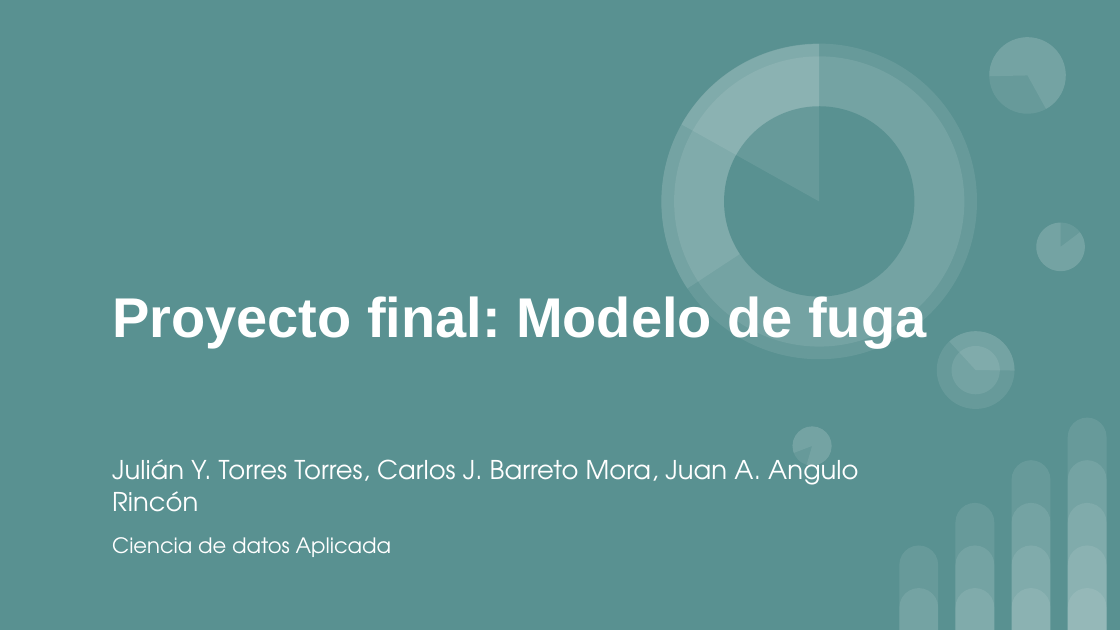
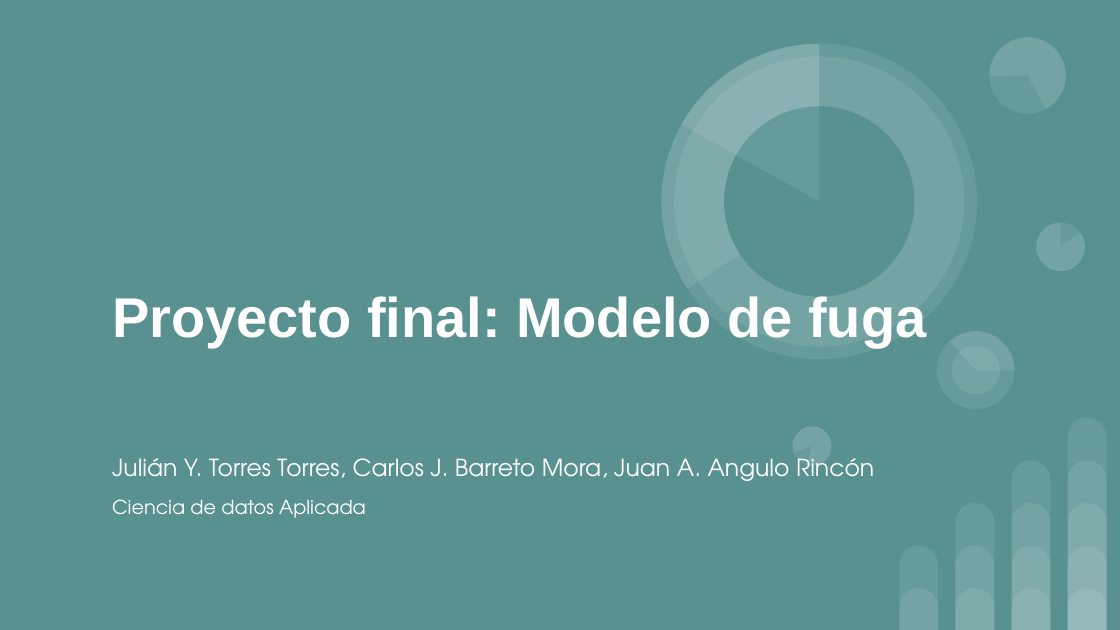
Before and after one commit to cbarretomo/ciencia-de-datos, a slide deck: slide 1 of Presentación proyecto final .pptx. Drawn at 1120x630 pixels with LibreOffice and Linux fonts; fonts in the diff are those of the drawing. Boxes give left, top, right and bottom in pixels: in the first picture for what was removed or moved away, otherwise in the second. Text is boxed around its words. In the diff, an @@ line names an element or a change of style, - is before the commit and + after.

```diff
--- a/Presentación proyecto final .pptx
+++ b/Presentación proyecto final .pptx
@@ subtitle "Julián Y. Torres Torres, Carlos ..." at [112,458,874,518]: size 16.6 to 15.2 pt in "Julián Y. Torres Torres, Carlos J. Barreto ..."; size 13.6 to 12.4 pt in "Ciencia de datos Aplicada" @@
```
Also in this commit, not shown: 4 other slides changed, 1 slide added.
